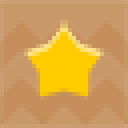
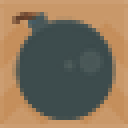
Layer changes from the first w=128, h=128 image to the second:
hid "star" over <box>24,20,104,100</box>
showed "bomb" over <box>12,12,116,120</box>
